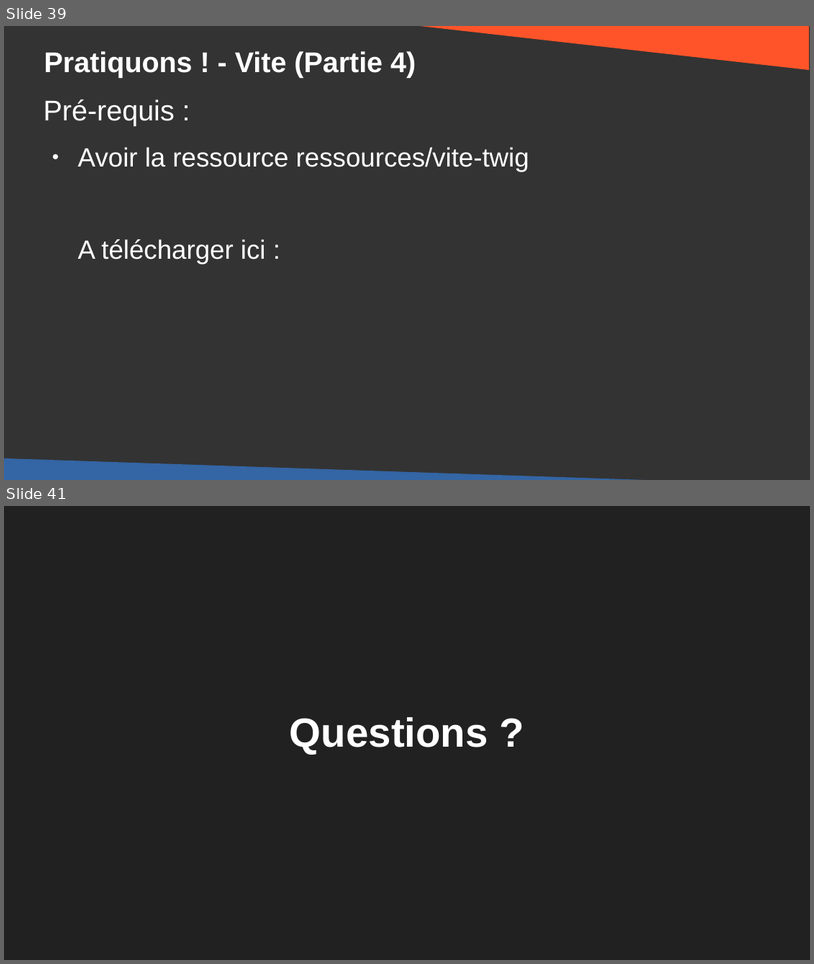
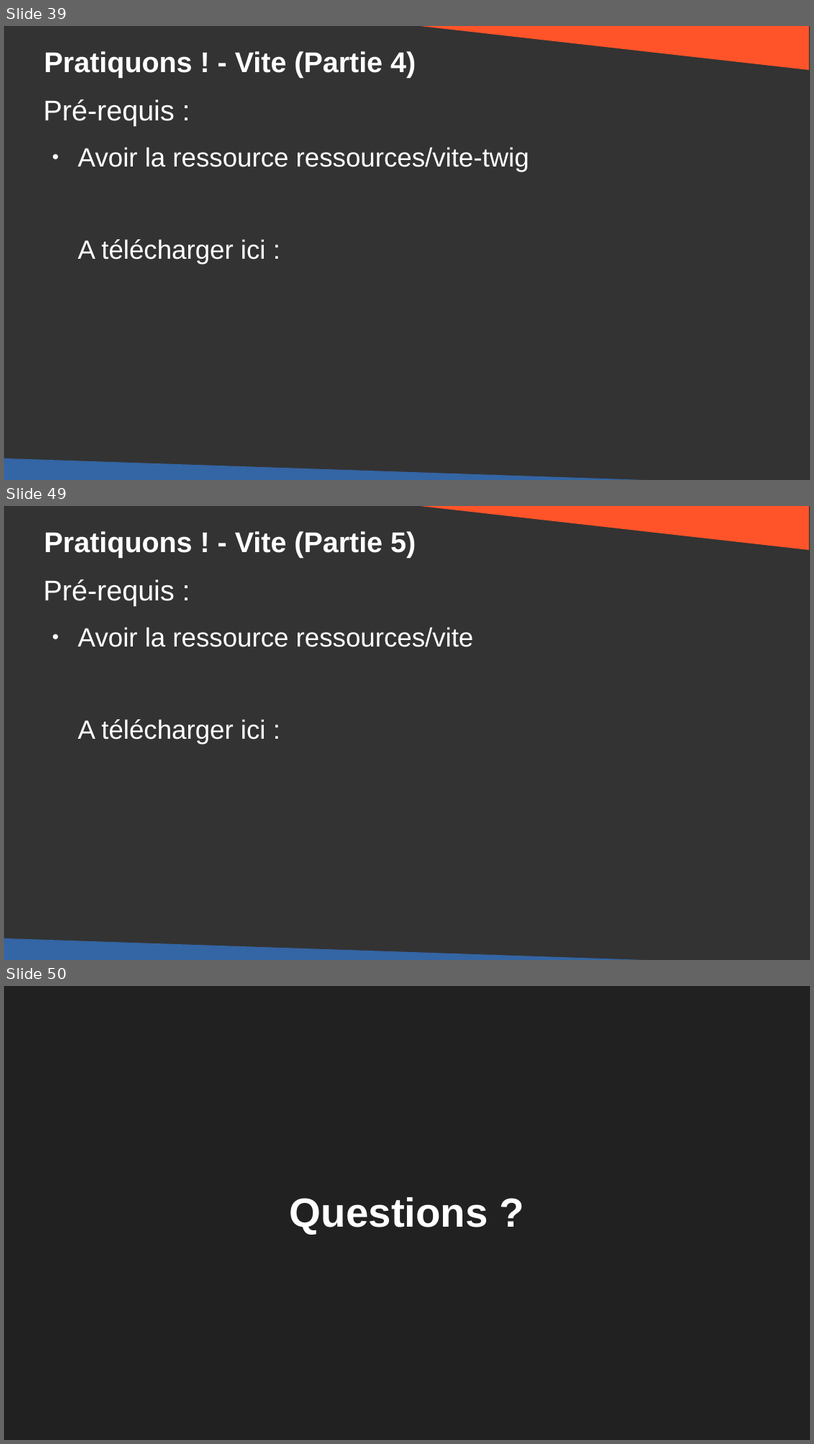
Before and after one commit to DanYellow/cours, a slide deck: developpement-front-s5/travaux-pratiques/numero-4/presentation.odp. Shown one above the other, each under a label of ours: slides 39 and 41 before the commit, slides 39, 49 and 50 after it; the slides between them are not shown. The pictures are 814x964 and 814x1444 pixels, drawn with LibreOffice and Linux fonts; fonts in the diff are those of the drawing. Boxes give left, top, right and bottom in pixels: in the first picture for what was removed or moved away, otherwise in the second. Text is boxed around its words. In the diff, an @@ line names an element or a change of style, - is before the commit and + after.

Commit message:
developpement-front-s5 - Add slides about json management with vite

```diff
--- a/developpement-front-s5/travaux-pratiques/numero-4/presentation.odp
+++ b/developpement-front-s5/travaux-pratiques/numero-4/presentation.odp
@@ slide 49 added at (4,506,810,960), background #333333 @@
@@ right triangle added at (391,506,810,550), fill #FF5429 @@
@@ title added at (44,531,416,558), 28 pt, text #FFFFFF, bold @@
+Pratiquons ! - Vite (Partie 5)
@@ text added at (44,579,474,744), 26 pt, text #FFFFFF @@
+Pré-requis :
+● Avoir la ressource ressources/vite
+A télécharger ici :
@@ right triangle added at (4,938,758,960), fill #3465A4 @@
@@ what was slide 41 is now slide 50 @@
```
Also in this commit, not shown: 5 slides changed, 8 other slides added, 3 other files.
